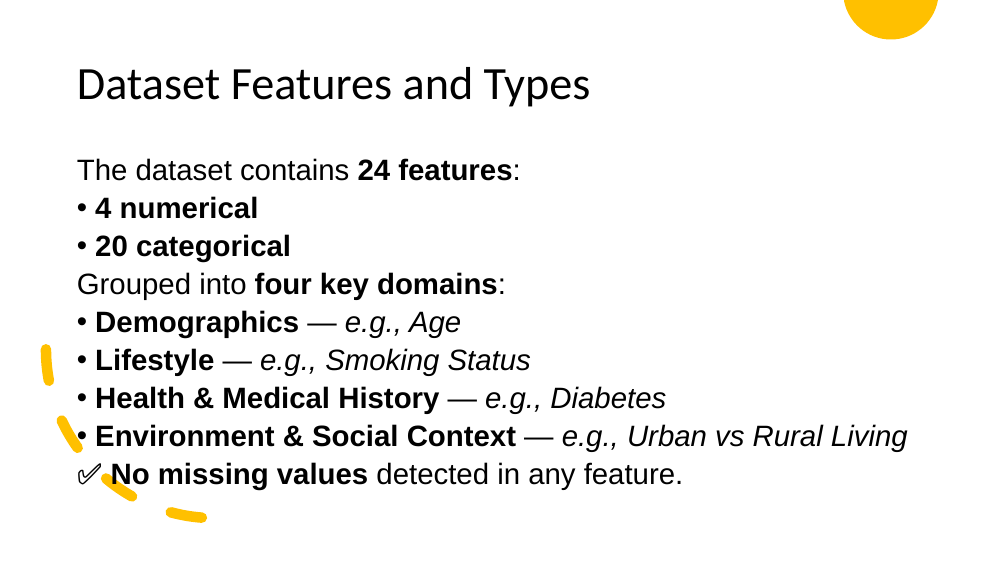
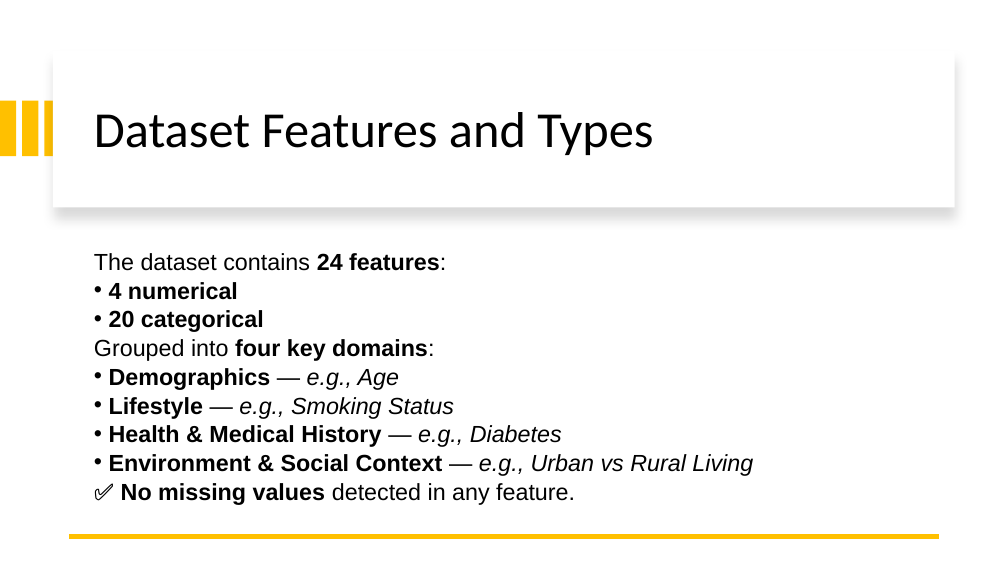
Before and after one commit to ileontios03/EPL448_Project, a slide deck: slide 5 of presentation.pptx. Drawn at 1008x567 pixels with LibreOffice and Linux fonts; fonts in the diff are those of the drawing. Boxes give left, top, right and bottom in pixels: in the first picture for what was removed or moved away, otherwise in the second. Text is boxed around its words. In the diff, an @@ line names an element or a change of style, - is before the commit and + after.

```diff
--- a/presentation.pptx
+++ b/presentation.pptx
@@ freeform shape removed at [844,0,938,39] @@
@@ rectangle added at [53,51,955,207], fill #FFFFFF @@
@@ title "Dataset Features and Types": place and size @@
-title "Dataset Features and Types" at [77,67,591,107]
+title "Dataset Features and Types" at [94,112,653,155]
@@ title "Dataset Features and Types" at [94,112,653,155]: size 44 to 48 pt @@
@@ rectangle added at [0,101,16,157], fill #FFC000 @@
@@ rectangle added at [22,101,38,157], fill #FFC000 @@
@@ rectangle added at [45,101,60,157], fill #FFC000 @@
@@ arc (boxed as its full ellipse) removed at [46,181,384,519] @@
@@ text "The dataset contains 24 features:": place and size @@
-text "The dataset contains 24 features:" at [77,158,908,490]
+text "The dataset contains 24 features:" at [94,253,753,505]
@@ text "The dataset contains 24 features:" at [94,253,753,505]: size 28 to 22.2 pt; line spacing 0.9 to 0.8; vertical alignment top to middle @@
@@ line added from (939, 536) to (70, 536), #FFC000 4.5 pt @@
```
Also in this commit, not shown: 2 other slides changed, 5 slides added, 6 other files.
